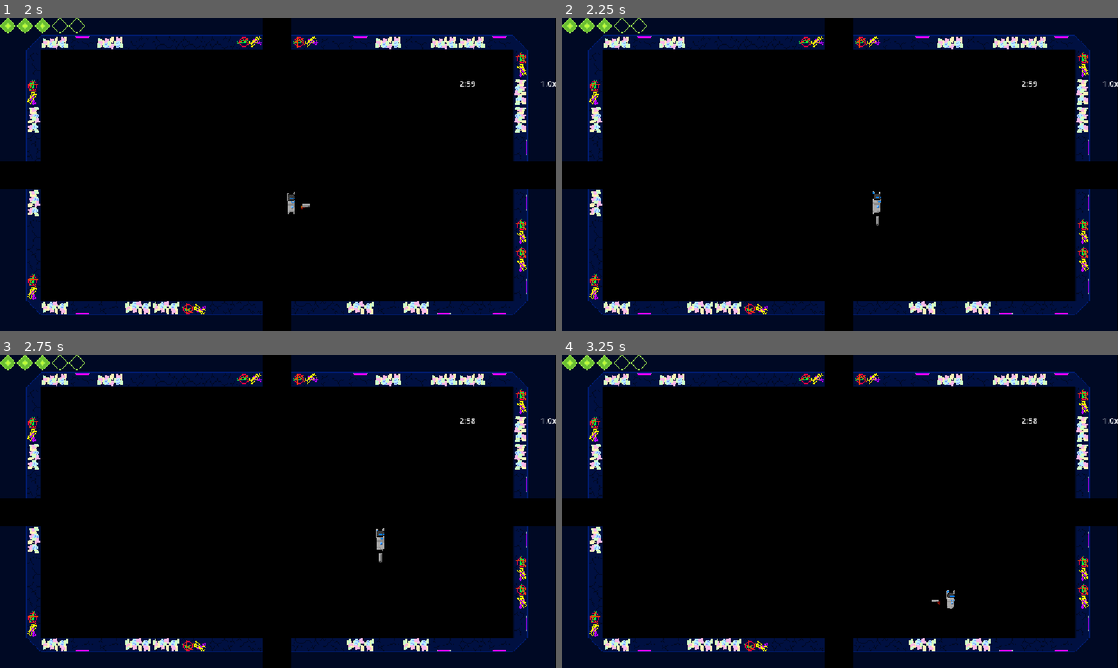
Above: before the commit, frames 1-4 (two rows, left to right).
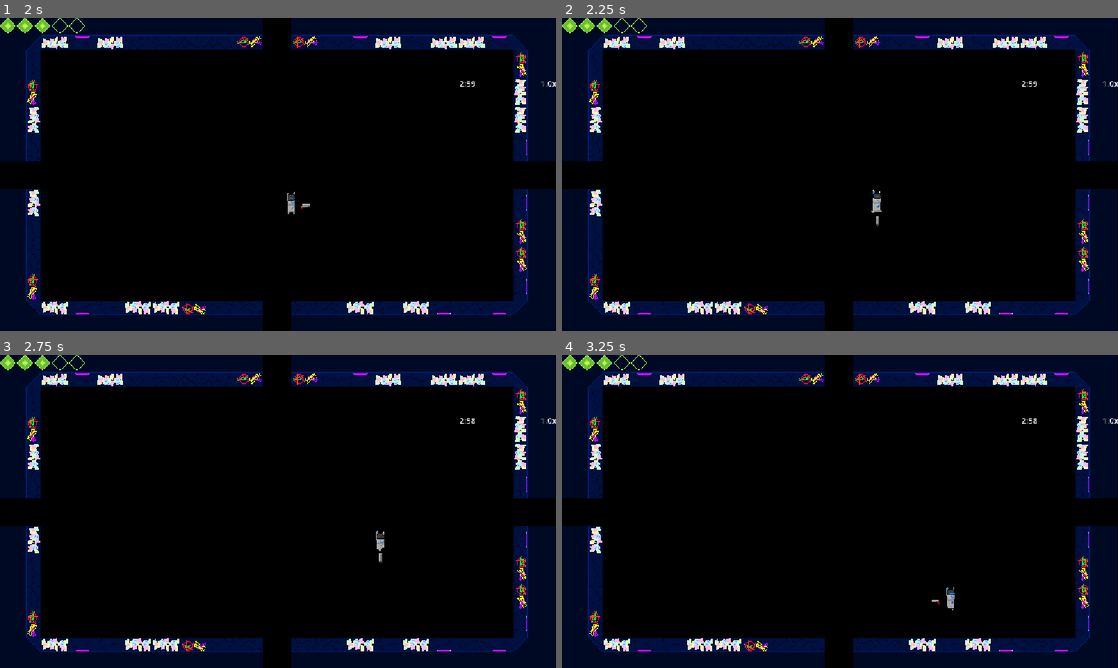
Above: after the commit, the same moments.

Repository: LitaDev-nsfw/Vector
Game: Godot game, scene res://Scenes/game.tscn
Two runs of this game, one before a commit and one after it. Both use one fixed random seed, a clock stepped at 60 frames per second and the inputs below.
Inputs (mouse positions are in pixels of both pictures, inside the frame that each line leads up to):
- Up to frame 1 (2 s): click "Skip" at 0.5 s; click "Confirm?" at 1.25 s
- Up to frame 2 (2.25 s): tap Enter at 2 s; move the mouse to (962, 158) at 2.02 s; hold D (move_right) from 2.03 s (still down); tap Down (aim_down) at 2.1 s
- Up to frame 3 (2.75 s): keep holding D (move_right)
- Up to frame 4 (3.25 s): move the mouse to (728, 527) at 2.77 s; release D (move_right) at 2.78 s; hold S (move_down) from 2.78 s (still down); tap Left (aim_left) at 2.85 s

Frame 1 is identical in both runs. In frame 2, less than 0.1% of the frame differs, in the area x 55-58%, y 54-63%; in frame 3, less than 0.1%, in the area x 67-70%, y 55-63%; in frame 4, less than 0.1%.

Commit message:
Updated animation speed

Diff:
--- a/Scenes/player.tscn
+++ b/Scenes/player.tscn
@@ -187,7 +187,7 @@
 }],
 "loop": true,
 "name": &"walk",
-"speed": 5.0
+"speed": 8.0
 }]
 
 [sub_resource type="CircleShape2D" id="CircleShape2D_ewbju"]
@@ -417,7 +417,7 @@
 [node name="CharacterSprite" type="AnimatedSprite2D" parent="." unique_id=726623463]
 material = SubResource("ShaderMaterial_rku1e")
 sprite_frames = SubResource("SpriteFrames_ldgsr")
-animation = &"shoot"
+animation = &"walk"
 autoplay = "idle"
 offset = Vector2(0, -16)
 
